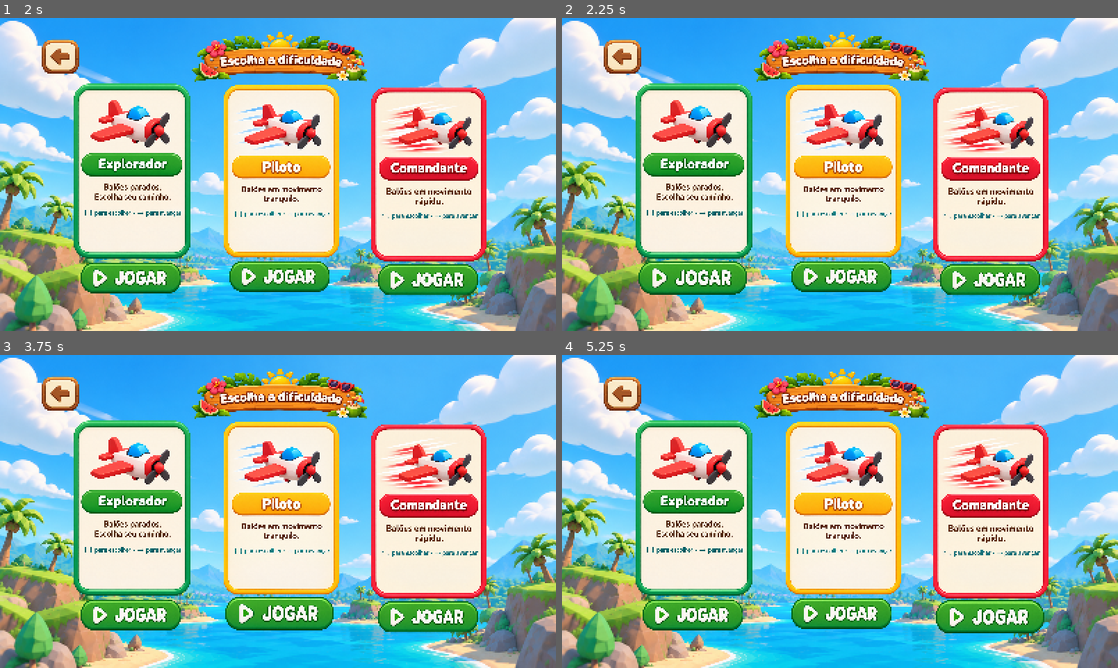
Above: before the commit, frames 1-4 (two rows, left to right).
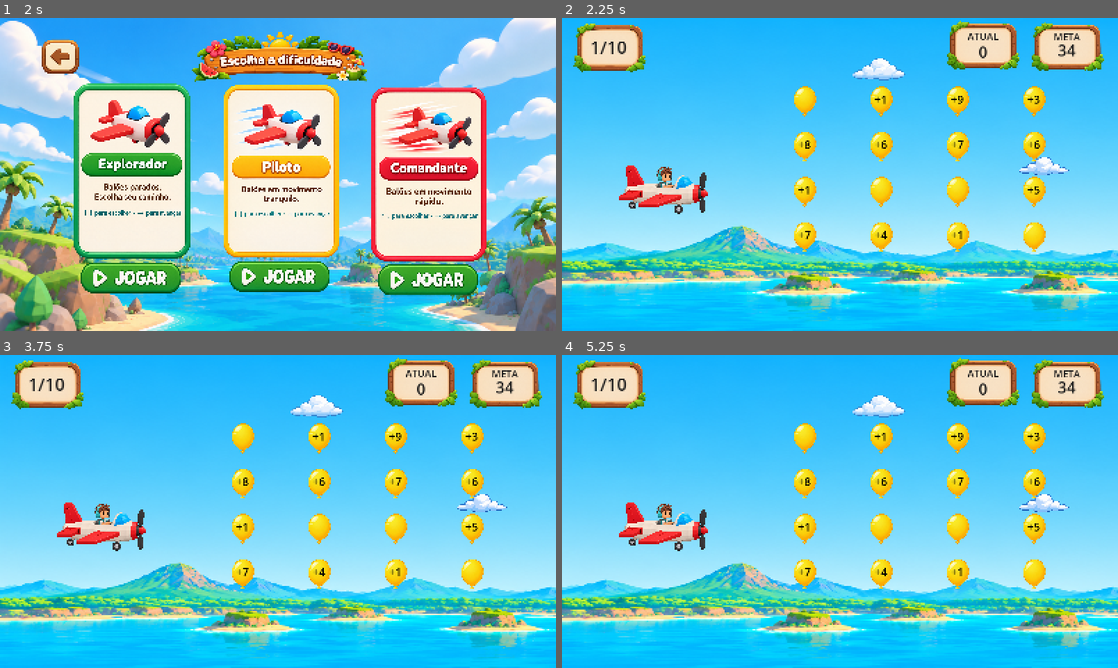
Above: after the commit, the same moments.

Repository: IsabelaMontandon/math-plane
Game: Godot game, scene res://scenes/ui/main_menu.tscn
Same seed, same stepped clock (60 frames per second), same inputs: the game is played once before the commit and once after it. The project has no main scene, so this scene is started directly.
Inputs (mouse positions are in pixels of both pictures, inside the frame that each line leads up to):
- Up to frame 1 (2 s): click (278, 274) at 0.5 s; click (72, 174) at 1.25 s
- Up to frame 2 (2.25 s): click (695, 277) at 2 s
- Up to frame 3 (3.75 s): click (133, 614) at 2.77 s; click (278, 614) at 3.52 s
- Up to frame 4 (5.25 s): click (840, 614) at 4.27 s; click (990, 617) at 5.02 s

Frame 1 is identical in both runs. In frame 2, 81% of the frame differs, in the area x 0-100%, y 0-100%; in frame 3, 81%; in frame 4, 81%.

Commit message:
feat: conecta Explorer ao fluxo

Diff:
--- a/scenes/gameplay/summer_game.tscn
+++ b/scenes/gameplay/explorer.tscn
@@ -1,16 +1,16 @@
 [gd_scene format=3 uid="uid://dtt6dt2muxih4"]
 
-[ext_resource type="Script" uid="uid://clxabj7pfmch2" path="res://scripts/summer_game.gd" id="1_1bnwg"]
-[ext_resource type="PackedScene" uid="uid://b7av6vkdnbbn1" path="res://scenes/gameplay/plane.tscn" id="1_u806p"]
-[ext_resource type="Texture2D" uid="uid://bbyj3cdyemw5r" path="res://assets/images/gameplay/summer/background.png" id="2_bnkoo"]
-[ext_resource type="Texture2D" uid="uid://2uowp871vwfj" path="res://assets/images/gameplay/summer/cloud_1.png" id="3_bnkoo"]
-[ext_resource type="Texture2D" uid="uid://btb0atx8f26dj" path="res://assets/images/gameplay/summer/cloud_2.png" id="4_5jwws"]
-[ext_resource type="Texture2D" uid="uid://ceg1838fvejs4" path="res://assets/images/gameplay/summer/cloud_3.png" id="5_em72e"]
-[ext_resource type="Texture2D" uid="uid://d3uvowhmm3hvg" path="res://assets/images/gameplay/summer/cloud_4.png" id="6_s35l5"]
-[ext_resource type="Texture2D" uid="uid://bv6k13berjcd1" path="res://assets/images/ui/goal_frame.png" id="8_em72e"]
+[ext_resource type="Script" uid="uid://clxabj7pfmch2" path="res://scripts/explorer.gd" id="1_mwypy"]
+[ext_resource type="Texture2D" uid="uid://bbyj3cdyemw5r" path="res://assets/images/gameplay/summer/background.png" id="2_sgd8h"]
+[ext_resource type="Texture2D" uid="uid://2uowp871vwfj" path="res://assets/images/gameplay/summer/cloud_1.png" id="3_kq1qu"]
+[ext_resource type="Texture2D" uid="uid://btb0atx8f26dj" path="res://assets/images/gameplay/summer/cloud_2.png" id="4_inxx7"]
+[ext_resource type="Texture2D" uid="uid://ceg1838fvejs4" path="res://assets/images/gameplay/summer/cloud_3.png" id="5_a65de"]
+[ext_resource type="Texture2D" uid="uid://d3uvowhmm3hvg" path="res://assets/images/gameplay/summer/cloud_4.png" id="6_q3qy7"]
+[ext_resource type="PackedScene" uid="uid://b7av6vkdnbbn1" path="res://scenes/gameplay/plane.tscn" id="7_1xs2s"]
+[ext_resource type="Texture2D" uid="uid://bv6k13berjcd1" path="res://assets/images/ui/goal_frame.png" id="8_dma02"]
 
-[node name="SummerGame" type="Node2D" unique_id=291905876]
-script = ExtResource("1_1bnwg")
+[node name="Explorer" type="Node2D" unique_id=291905876]
+script = ExtResource("1_mwypy")
 
 [node name="Background" type="Node2D" parent="." unique_id=603916466]
 
--- a/scenes/ui/summer_difficulty.tscn
+++ b/scenes/ui/summer_difficulty.tscn
@@ -105,3 +105,4 @@
 stretch_mode = 0
 
 [connection signal="pressed" from="BackButton" to="." method="_on_back_button_pressed"]
+[connection signal="pressed" from="ExplorerPlayButton" to="." method="_on_explorer_play_button_pressed"]
--- a/scripts/summer_difficulty.gd
+++ b/scripts/summer_difficulty.gd
@@ -48,3 +48,8 @@
 
 func _on_back_button_pressed() -> void:
 	get_tree().change_scene_to_file("res://scenes/ui/map_menu.tscn")
+
+func _on_explorer_play_button_pressed() -> void:
+	get_tree().change_scene_to_file(
+		"res://scenes/gameplay/explorer.tscn"
+	)
Not shown: 5 places in scenes/gameplay/explorer.tscn that only renumber resources
Renamed: scripts/summer_game.gd -> scripts/explorer.gd
Renamed: scripts/summer_game.gd.uid -> scripts/explorer.gd.uid
